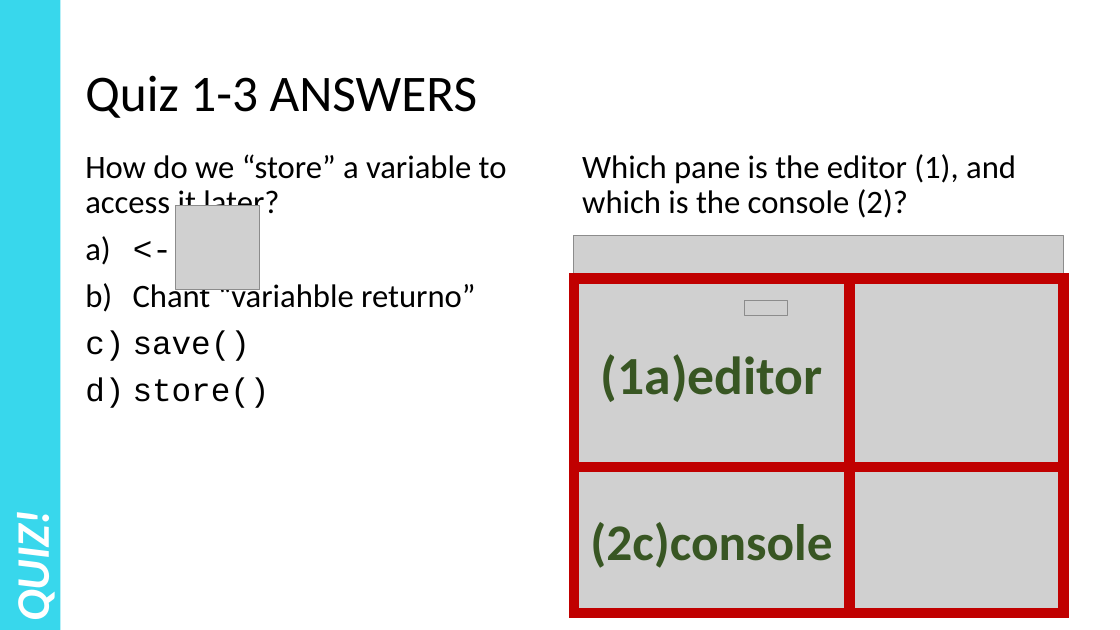
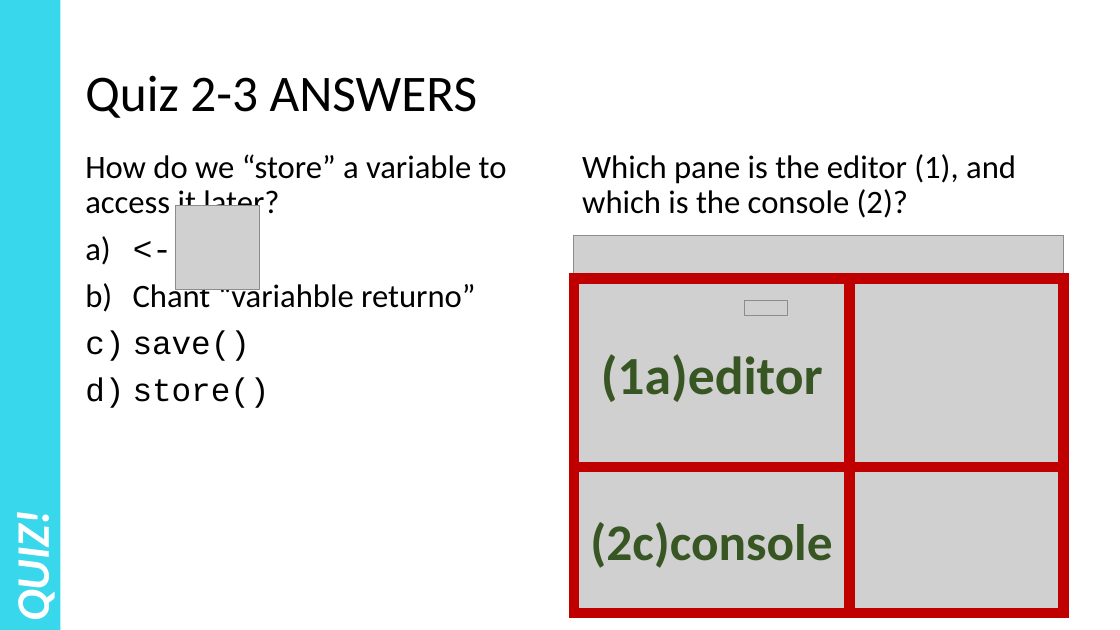
Before and after one commit to justinpriest/ADFG_R_Intro_Workshop, a slide deck: slide 22 of presentations/2 - About R and RStudio.pptx. Drawn at 1120x630 pixels with LibreOffice and Linux fonts; fonts in the diff are those of the drawing; grey boxes stand for pictures. Boxes give left, top, right and bottom in pixels: in the first picture for what was removed or moved away, otherwise in the second. Text is boxed around its words. In the diff, an @@ line names an element or a change of style, - is before the commit and + after.

```diff
--- a/presentations/2 - About R and RStudio.pptx
+++ b/presentations/2 - About R and RStudio.pptx
@@ title at (85,75,478,118): text changed @@
-Quiz 1-3 ANSWERS
+Quiz 2-3 ANSWERS
```
Also in this commit, not shown: 11 other slides changed.
